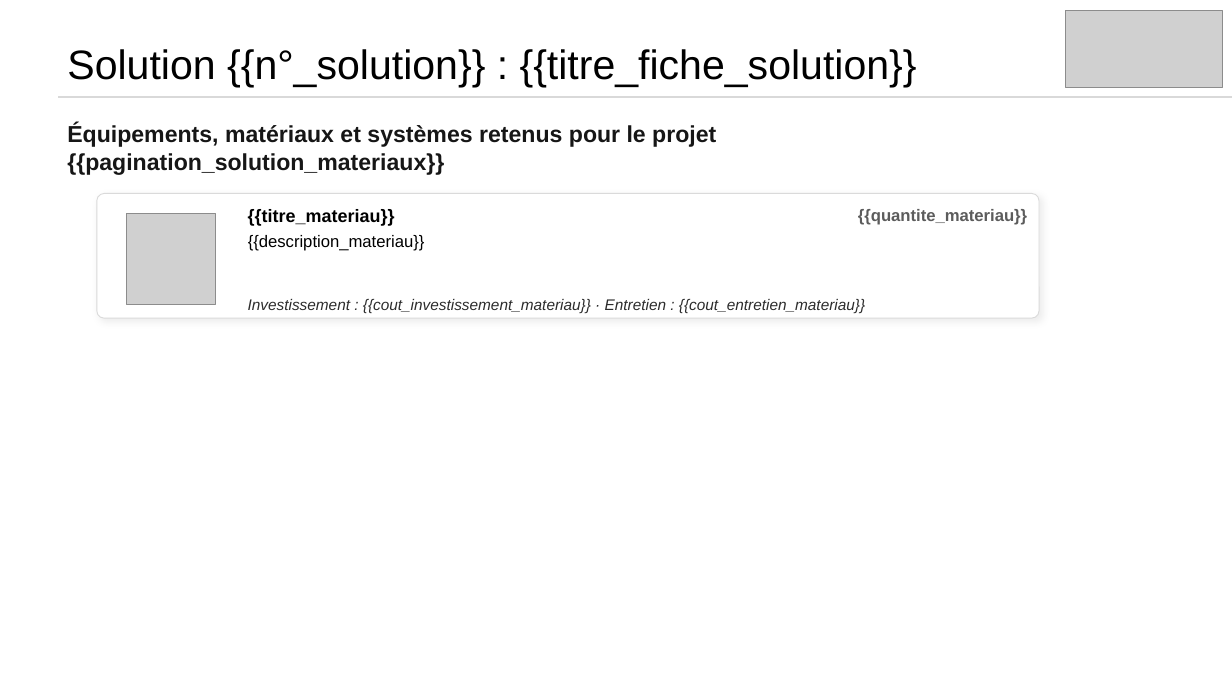
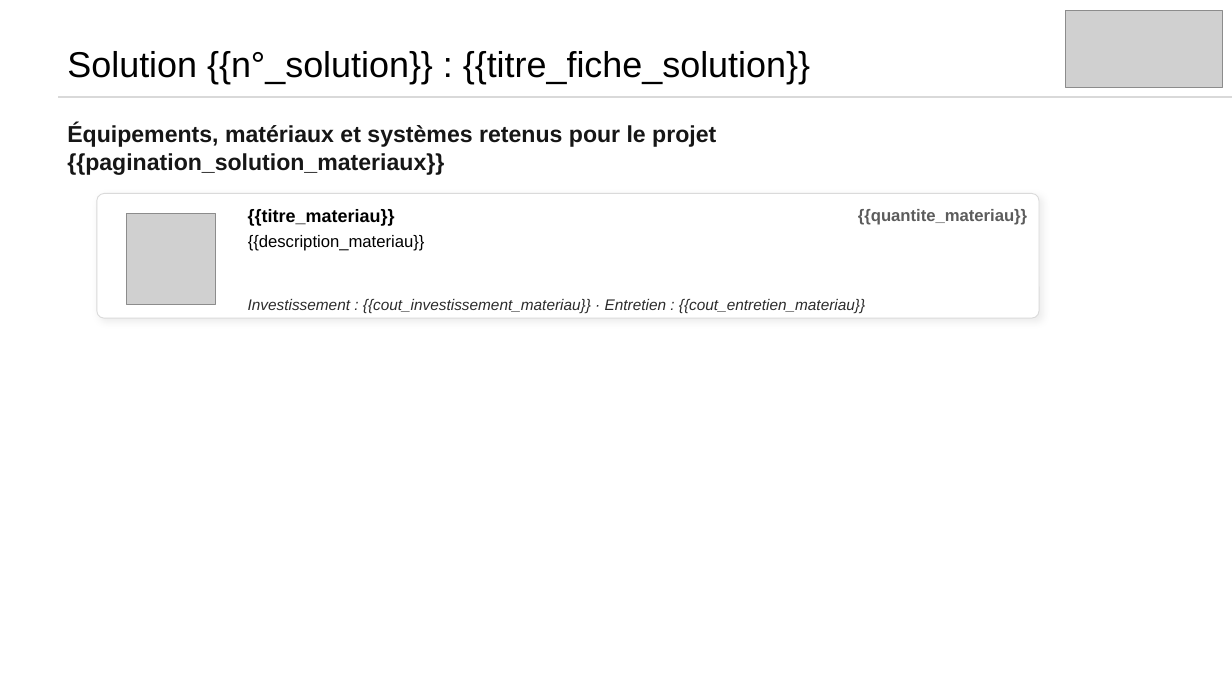
Before and after one commit to incubateur-ademe/plusfraichemaville-site, a slide deck: slide 4 of public/templates/template_synthese_projet.pptx. Drawn at 1232x693 pixels with LibreOffice and Linux fonts; fonts in the diff are those of the drawing; grey boxes stand for pictures. Boxes give left, top, right and bottom in pixels: in the first picture for what was removed or moved away, otherwise in the second. Text is boxed around its words. In the diff, an @@ line names an element or a change of style, - is before the commit and + after.

```diff
--- a/public/templates/template_synthese_projet.pptx
+++ b/public/templates/template_synthese_projet.pptx
@@ text "Solution {{n°_solution}} : {{titre_fiche_solution}}" at <box>67,51,810,84</box>: size 32 to 28 pt @@
```
Also in this commit, not shown: 3 other slides changed.
